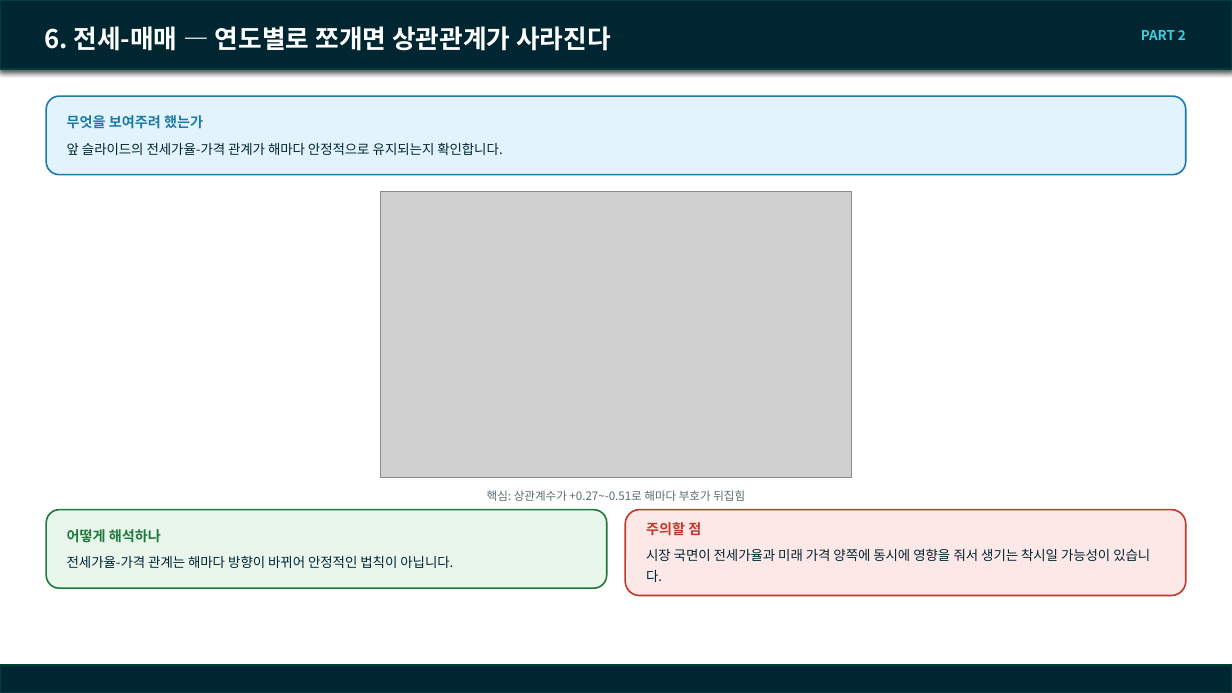
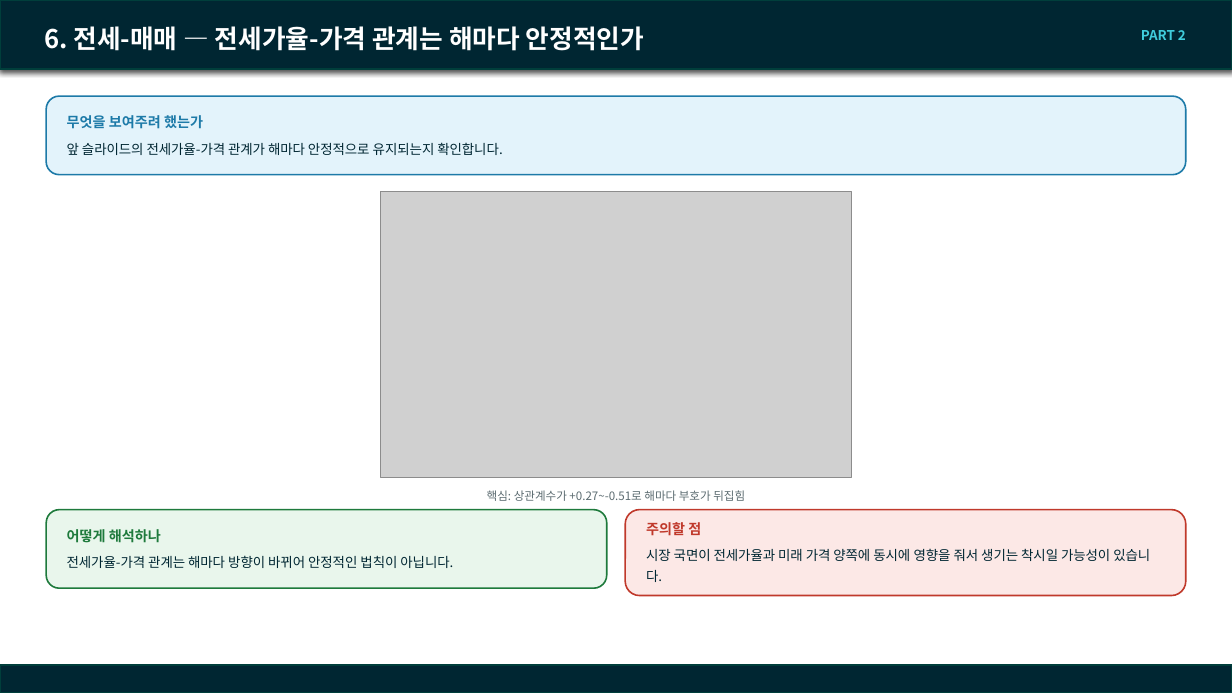
Before and after one commit to SunooJ-KR/Boomingup, a slide deck: slide 15 of eda/docs/260916_team_meeting.pptx. Drawn at 1232x693 pixels with LibreOffice and Linux fonts; fonts in the diff are those of the drawing; grey boxes stand for pictures; background and template pictures are left out. Boxes give left, top, right and bottom in pixels: in the first picture for what was removed or moved away, otherwise in the second. Text is boxed around its words. In the diff, an @@ line names an element or a change of style, - is before the commit and + after.

```diff
--- a/eda/docs/260916_team_meeting.pptx
+++ b/eda/docs/260916_team_meeting.pptx
@@ title at (x1=44, y1=26, x2=644, y2=51): text changed @@
-6. 전세-매매 — 연도별로 쪼개면 상관관계가 사라진다
+6. 전세-매매 — 전세가율-가격 관계는 해마다 안정적인가
```
Also in this commit, not shown: 18 other slides changed, 1 other file.
